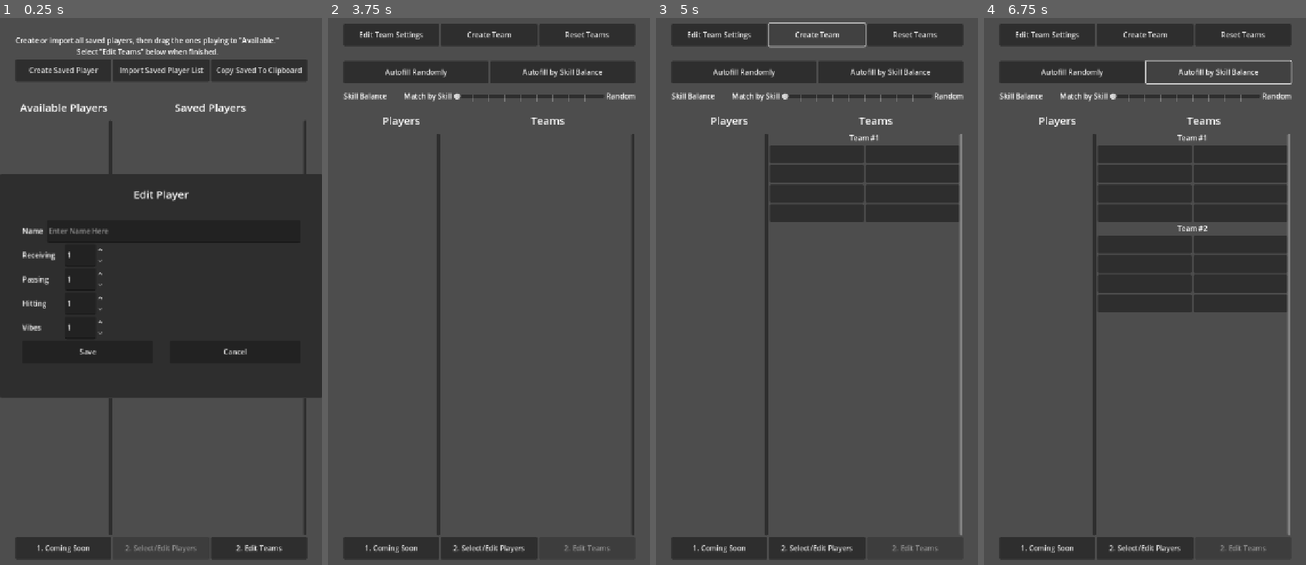
Above: before the commit, frames 1-4 (left to right).
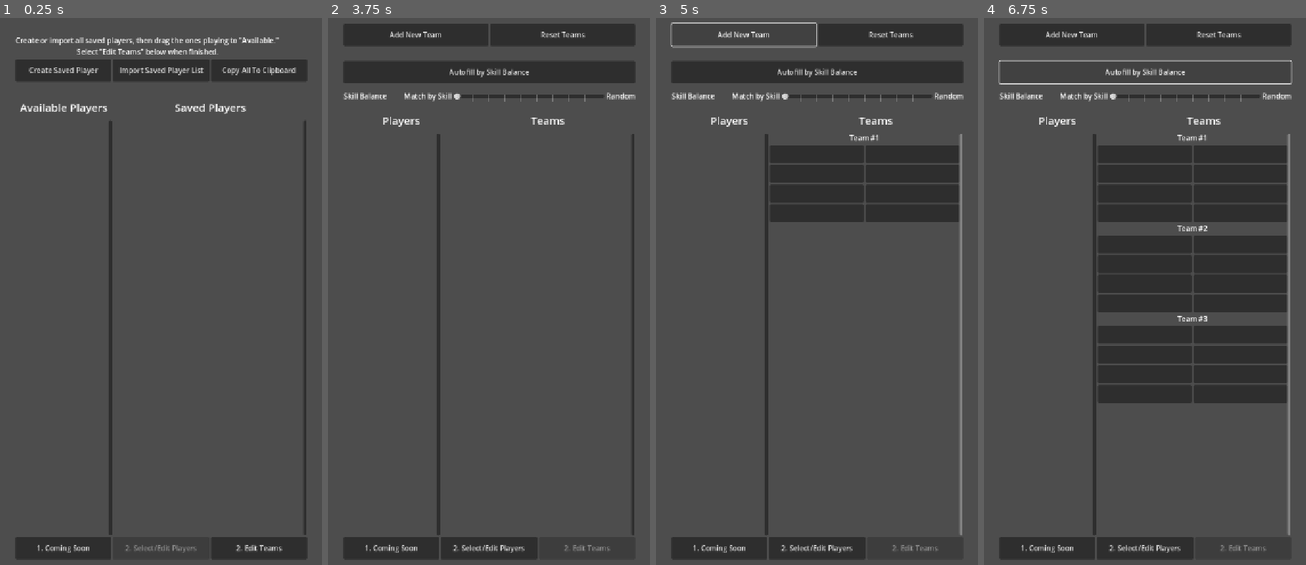
Above: after the commit, the same moments.

Repository: lehmanad1/square-mile-team-maker
Game: Godot game, scene res://scene/team_maker_scene.tscn
Same seed, same stepped clock (60 frames per second), same inputs: the game is played once before the commit and once after it.
Inputs (mouse positions are in pixels of both pictures, inside the frame that each line leads up to):
- Up to frame 1 (0.25 s): no input
- Up to frame 2 (3.75 s): click "Copy Saved To Clipboard" (after the commit: "Copy All To Clipboard") at 0.5 s; click "Create Saved Player" at 1.25 s; click (501, 231) at 2.02 s; type "Alex" at 2.1 s; click "1. Coming Soon" at 2.75 s; click "2. Edit Teams" at 3.5 s
- Up to frame 3 (5 s): click "Create Team" (after the commit: "Add New Team") at 4.25 s
- Up to frame 4 (6.75 s): click "Create Team" (after the commit: "Add New Team") at 5 s; click (1048, 34) at 5.75 s, where only the run before the commit has a clickable "Edit Team Settings"; click "Autofill by Skill Balance" at 6.5 s

The runs differ from the first frame. In frame 1, 40% of the frame differs, in the area x 0-100%, y 9-70%; in frame 2, 0.9%; in frame 3, 1.3%; in frame 4, 8.6%.

Commit message:
removing previous build location, adding workflow actions

Diff:
--- a/square-mile-team-maker/components/create_player.gd
+++ b/square-mile-team-maker/components/create_player.gd
@@ -51,9 +51,6 @@
 func _on_text_gui_input(event: InputEvent) -> void:
 	if event is InputEventKey:
 		_show_validation_text("", false)
-	if event is InputEventKey and event.pressed and event.keycode == KEY_ENTER:
-		_on_save_player_button_pressed()
-		get_viewport().set_input_as_handled()  # Prevents Enter from adding a new line
 
 func _show_validation_text(text:String, failure:bool = true) -> void:
 	if failure:
--- a/square-mile-team-maker/scene/team_maker_scene.tscn
+++ b/square-mile-team-maker/scene/team_maker_scene.tscn
@@ -164,18 +164,11 @@
 custom_minimum_size = Vector2(30, 50)
 layout_mode = 2
 
-[node name="CreatePlayerButton" type="Button" parent="TeamCanvasLayer/UIGridContainer/ButtonRow1"]
-custom_minimum_size = Vector2(150, 50)
-layout_mode = 2
-size_flags_horizontal = 3
-action_mode = 0
-text = "Edit Team Settings"
-
 [node name="CreateTeamButton" type="Button" parent="TeamCanvasLayer/UIGridContainer/ButtonRow1"]
 custom_minimum_size = Vector2(150, 50)
 layout_mode = 2
 size_flags_horizontal = 3
-text = "Create Team"
+text = "Add New Team"
 
 [node name="ResetTeamsButton" type="Button" parent="TeamCanvasLayer/UIGridContainer/ButtonRow1"]
 custom_minimum_size = Vector2(150, 0)
@@ -199,6 +192,7 @@
 layout_mode = 2
 
 [node name="AutofillTeamsButton" type="Button" parent="TeamCanvasLayer/UIGridContainer/ButtonRow2"]
+visible = false
 custom_minimum_size = Vector2(150, 50)
 layout_mode = 2
 size_flags_horizontal = 3
@@ -352,7 +346,6 @@
 transparent_bg = false
 initial_position = 1
 size = Vector2i(720, 500)
-visible = true
 transient_to_focused = true
 always_on_top = true
 transparent = false
@@ -379,8 +372,8 @@
 [node name="CreatePlayer" parent="PlayerCanvasLayer/CreatePlayerPopup" instance=ExtResource("1_u1i5f")]
 offset_left = 4.0
 offset_top = 4.0
-offset_right = -4.0
-offset_bottom = -4.0
+offset_right = 716.0
+offset_bottom = 496.0
 size_flags_horizontal = 3
 script = ExtResource("4_b48f2")
 
@@ -498,7 +491,7 @@
 custom_minimum_size = Vector2(150, 0)
 layout_mode = 2
 size_flags_horizontal = 3
-text = "Copy Saved To Clipboard"
+text = "Copy All To Clipboard"
 
 [node name="HorizontalSpaceControl2" type="Control" parent="PlayerCanvasLayer/UIGridContainer/ButtonRow1"]
 custom_minimum_size = Vector2(30, 50)
--- a/square-mile-team-maker/web_test_versions/Square Mile Team MakerV1-1.manifest.json
+++ /dev/null
@@ -1 +0,0 @@
-{"background_color":"#000000","display":"standalone","icons":[{"sizes":"144x144","src":"Square Mile Team MakerV1-1.144x144.png","type":"image/png"},{"sizes":"180x180","src":"Square Mile Team MakerV1-1.180x180.png","type":"image/png"},{"sizes":"512x512","src":"Square Mile Team MakerV1-1.512x512.png","type":"image/png"}],"name":"Square Mile Team Maker","orientation":"any","start_url":"./Square Mile Team MakerV1-1.html"}
--- a/square-mile-team-maker/web_test_versions/Square Mile Team MakerV1-2.manifest.json
+++ /dev/null
@@ -1 +0,0 @@
-{"background_color":"#000000","display":"standalone","icons":[{"sizes":"144x144","src":"Square Mile Team MakerV1-2.144x144.png","type":"image/png"},{"sizes":"180x180","src":"Square Mile Team MakerV1-2.180x180.png","type":"image/png"},{"sizes":"512x512","src":"Square Mile Team MakerV1-2.512x512.png","type":"image/png"}],"name":"Square Mile Team Maker","orientation":"any","start_url":"./Square Mile Team MakerV1-2.html"}
Not shown, changed: square-mile-team-maker/export_presets.cfg
Binary file removed: square-mile-team-maker/web_test_versions/Square Mile Team MakerV1-1.144x144.png
Not shown, removed: square-mile-team-maker/web_test_versions/Square Mile Team MakerV1-1.144x144.png.import
Binary file removed: square-mile-team-maker/web_test_versions/Square Mile Team MakerV1-1.180x180.png
Not shown, removed: square-mile-team-maker/web_test_versions/Square Mile Team MakerV1-1.180x180.png.import
Binary file removed: square-mile-team-maker/web_test_versions/Square Mile Team MakerV1-1.512x512.png
Not shown, removed: square-mile-team-maker/web_test_versions/Square Mile Team MakerV1-1.512x512.png.import
Binary file removed: square-mile-team-maker/web_test_versions/Square Mile Team MakerV1-1.apple-touch-icon.png
Not shown, removed: square-mile-team-maker/web_test_versions/Square Mile Team MakerV1-1.apple-touch-icon.png.import
Binary file removed: square-mile-team-maker/web_test_versions/Square Mile Team MakerV1-1.icon.png
Not shown, removed: square-mile-team-maker/web_test_versions/Square Mile Team MakerV1-1.icon.png.import
Binary file removed: square-mile-team-maker/web_test_versions/Square Mile Team MakerV1-1.png
(and 35 more such lines)
